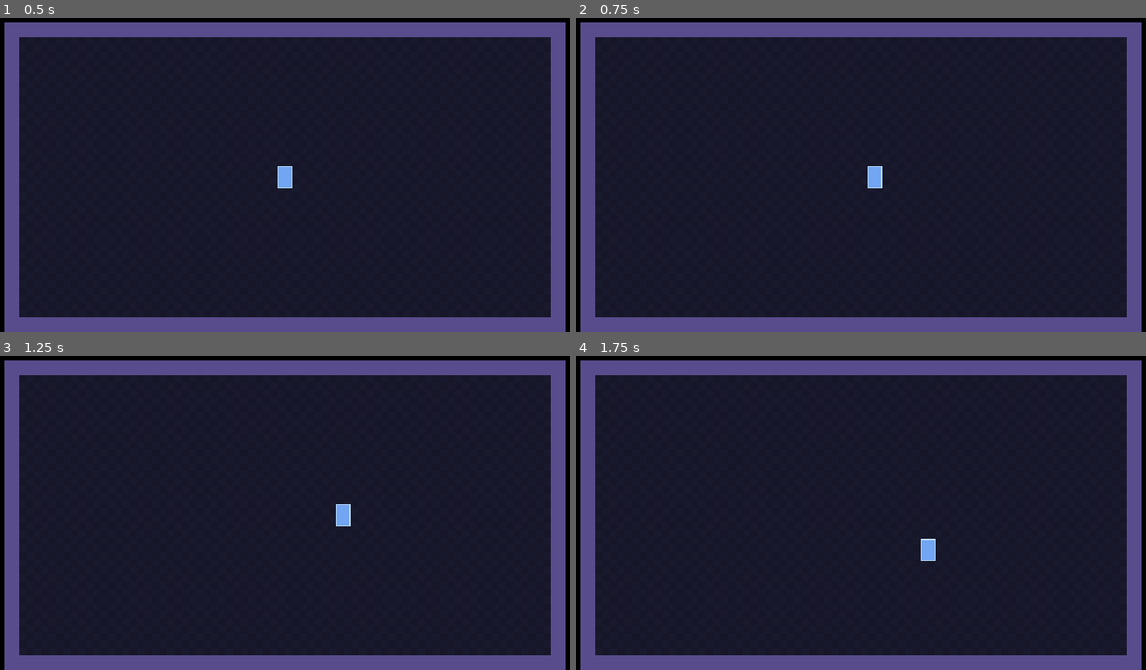
Above: before the commit, frames 1-4 (two rows, left to right).
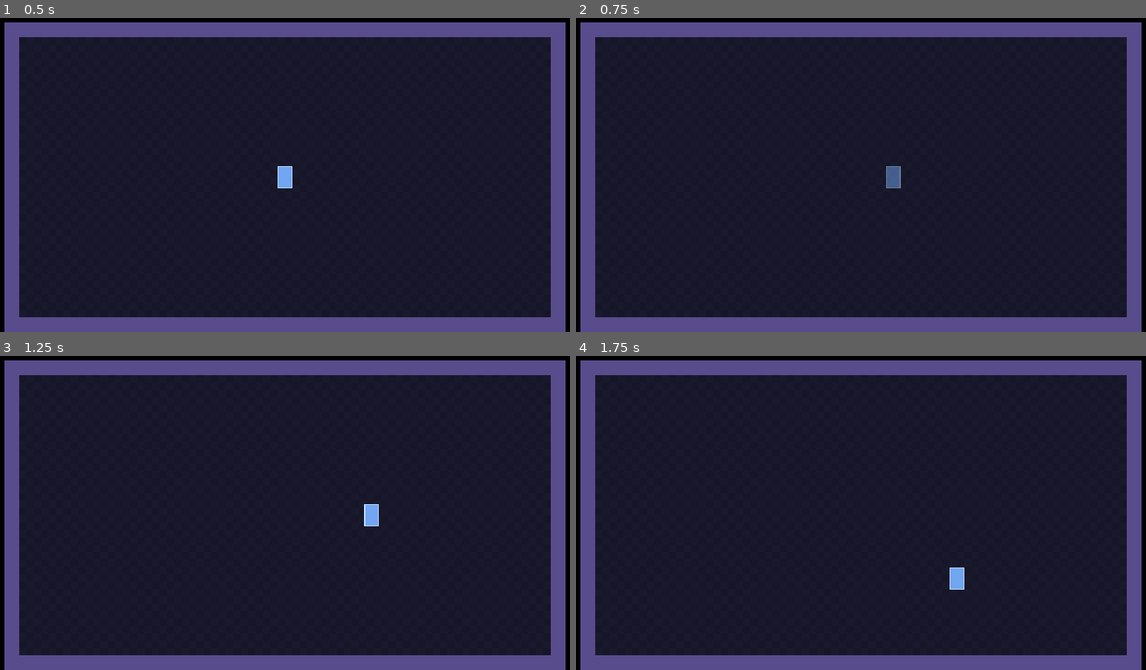
Above: after the commit, the same moments.

Repository: Kroustille/hypnagogia
Game: Godot game, scene res://main/main.tscn
Two runs of this game, one before a commit and one after it. Both use one fixed random seed, a clock stepped at 60 frames per second and the inputs below.
Inputs:
- Up to frame 1 (0.5 s): no input
- Up to frame 2 (0.75 s): tap Enter at 0.5 s; hold D (move_right) from 0.53 s (still down); tap Space (dash, bound only after the commit) at 0.6 s
- Up to frame 3 (1.25 s): keep holding D (move_right)
- Up to frame 4 (1.75 s): release D (move_right) at 1.28 s; hold S (move_down) from 1.28 s (still down); tap Space (dash, bound only after the commit) at 1.35 s

Frame 1 is identical in both runs. In frame 2, 0.4% of the frame differs, in the area x 51-57%, y 47-55%; in frame 3, 0.4%; in frame 4, 0.4%.

Commit message:
feat(player): add dash with i-frames, input buffer and f4 slow motion
Co-Authored-By: Claude Sonnet 5.5 <noreply@anthropic.com>

Diff:
--- a/game/autoloads/game_clock.gd
+++ b/game/autoloads/game_clock.gd
@@ -5,6 +5,11 @@
 enum Group { PLAYER, ENEMIES, ENEMY_BULLETS, PLAYER_BULLETS, WORLD, FX }
 
 var paused: bool = false
+## Global time multiplier, composed with every group scale. Debug slow motion (F4) uses it.
+## Clamped to [0, 1]: a scale above 1 is not a supported case (see deferred-work, story 1.2).
+var global_multiplier: float = 1.0:
+	set(value):
+		global_multiplier = clampf(value, 0.0, 1.0)
 var _scales: Dictionary[Group, float] = {}
 
 
@@ -14,4 +19,4 @@
 
 
 func scale(group: Group) -> float:
-	return 0.0 if paused else _scales[group]
+	return 0.0 if paused else _scales[group] * global_multiplier
--- /dev/null
+++ b/game/core/dash_tuning.gd
@@ -0,0 +1,15 @@
+class_name DashTuning
+extends Resource
+## Balancing values of the player's dash. Read-only at runtime (see Tuning.DASH).
+## Distances are in tiles, durations in seconds: tick and pixel conversion happens in Dash.
+
+## Tiles covered by a full dash.
+@export_range(0.5, 10.0, 0.1, "or_greater") var distance: float = 3.0
+## Seconds of movement.
+@export_range(0.001, 1.0, 0.001, "or_greater") var duration: float = 0.18
+## Seconds of invulnerability, counted from the start of the dash.
+@export_range(0.0, 1.0, 0.001, "or_greater") var invulnerability_duration: float = 0.15
+## Seconds of cooldown, counted from the end of the dash.
+@export_range(0.0, 5.0, 0.01, "or_greater") var cooldown: float = 0.6
+## Seconds before the end of the cooldown during which a press is remembered.
+@export_range(0.0, 1.0, 0.01, "or_greater") var input_buffer: float = 0.1
--- a/game/core/tuning.gd
+++ b/game/core/tuning.gd
@@ -4,3 +4,4 @@
 ## Each story adds its own Resource here. They are read-only at runtime: never assign to them.
 
 const PLAYER: PlayerTuning = preload("res://data/tuning/player_tuning.tres")
+const DASH: DashTuning = preload("res://data/tuning/dash_tuning.tres")
--- /dev/null
+++ b/game/data/tuning/dash_tuning.tres
@@ -0,0 +1,11 @@
+[gd_resource type="Resource" script_class="DashTuning" load_steps=2 format=3]
+
+[ext_resource type="Script" path="res://core/dash_tuning.gd" id="1_tuning"]
+
+[resource]
+script = ExtResource("1_tuning")
+distance = 3.0
+duration = 0.18
+invulnerability_duration = 0.15
+cooldown = 0.6
+input_buffer = 0.1
--- a/game/main/main.gd
+++ b/game/main/main.gd
@@ -4,6 +4,8 @@
 
 const ARENA_PATH: String = "res://rooms/arena/arena.tscn"
 const BULLET_LOAD_TEST_PATH: String = "res://debug/bullet_load_test.tscn"
+## Debug slow motion factor (F4). A debug tool, not a gameplay value.
+const SLOW_MOTION_SCALE: float = 0.25
 
 var _last_scale_factor: int = -1
 var _load_test_active: bool = false
@@ -50,6 +52,12 @@
 		if _show_scene(path):
 			_load_test_active = wants_load_test
 		get_viewport().set_input_as_handled()
+	elif event.is_action_pressed("debug_slow_motion"):
+		# The state lives in GameClock, so it survives scene changes (F5).
+		var was_slow: bool = GameClock.global_multiplier < 1.0
+		GameClock.global_multiplier = 1.0 if was_slow else SLOW_MOTION_SCALE
+		Log.info("input", "slow motion %s" % ("off" if was_slow else "on"))
+		get_viewport().set_input_as_handled()
 
 
 ## Replaces the content of ActiveScene by the scene at path. Returns false if it cannot load.
--- /dev/null
+++ b/game/player/dash.gd
@@ -0,0 +1,96 @@
+class_name Dash
+extends RefCounted
+## Pure dash logic of the player: no node, no scene.
+## Everything is counted in game ticks: one game tick is clock_scale at each physics tick
+## (1.0 at normal speed, 0.25 under F4, 0.0 when paused). Durations come from DashTuning in seconds
+## and are converted once, in _init. No Timer, no accumulated delta.
+
+## Emitted by finish_tick(), after the movement of the dash.
+signal ended
+
+## Technical floor for the dash duration: never divide by zero.
+const MIN_DURATION: float = 0.001
+## Margin against floating point rounding when comparing elapsed ticks to the duration.
+const TICK_EPSILON: float = 1e-6
+
+var _duration_ticks: float = 0.0
+var _invulnerability_ticks: float = 0.0
+var _cooldown_ticks: float = 0.0
+var _buffer_ticks: float = 0.0
+var _speed_px_per_tick: float = 0.0
+
+var _active: bool = false
+var _elapsed: float = 0.0
+var _step: float = 0.0
+var _direction: Vector2 = Vector2.ZERO
+var _cooldown_left: float = 0.0
+var _buffered: bool = false
+
+
+func _init(tuning: DashTuning) -> void:
+	# The safe values are stored first: in a debug build the assert below may abort _validate_duration().
+	var ticks_per_second: float = Engine.physics_ticks_per_second
+	var duration: float = maxf(tuning.duration, MIN_DURATION)
+	_duration_ticks = duration * ticks_per_second
+	_invulnerability_ticks = maxf(tuning.invulnerability_duration, 0.0) * ticks_per_second
+	_cooldown_ticks = maxf(tuning.cooldown, 0.0) * ticks_per_second
+	_buffer_ticks = maxf(tuning.input_buffer, 0.0) * ticks_per_second
+	_speed_px_per_tick = maxf(tuning.distance, 0.0) * Const.TILE_SIZE / _duration_ticks
+	_validate_duration(tuning.duration)
+
+
+## Advances the dash by one physics tick. Call before move_and_slide().
+## facing is a non-zero unit vector, frozen at the start of the dash.
+func tick(clock_scale: float, pressed: bool, facing: Vector2) -> void:
+	if not _active and _cooldown_left > 0.0:
+		_cooldown_left = maxf(_cooldown_left - clock_scale, 0.0)
+	if pressed and not _active:
+		if _cooldown_left <= 0.0:
+			_start(facing)
+		elif _cooldown_left <= _buffer_ticks:
+			_buffered = true
+	if not _active and _buffered and _cooldown_left <= 0.0:
+		_start(facing)
+	if _active:
+		_step = minf(clock_scale, _duration_ticks - _elapsed)
+		_elapsed += _step
+	else:
+		_step = 0.0
+
+
+## Velocity in px/s to give to move_and_slide() for this tick, ZERO when inactive.
+## move_and_slide() integrates with the unscaled physics delta, so the clock scale is already in _step.
+func velocity(physics_delta: float) -> Vector2:
+	if not _active or physics_delta <= 0.0:
+		return Vector2.ZERO
+	return _direction * _speed_px_per_tick * _step / physics_delta
+
+
+## Closes the dash once its duration has elapsed. Call after move_and_slide().
+func finish_tick() -> void:
+	if _active and _elapsed >= _duration_ticks - TICK_EPSILON:
+		_active = false
+		_step = 0.0
+		_cooldown_left = _cooldown_ticks
+		ended.emit()
+
+
+func is_active() -> bool:
+	return _active
+
+
+func is_invulnerable() -> bool:
+	return _active and _elapsed < _invulnerability_ticks
+
+
+func _start(facing: Vector2) -> void:
+	_active = true
+	_elapsed = 0.0
+	_direction = facing
+	_buffered = false
+
+
+func _validate_duration(value: float) -> void:
+	if value < MIN_DURATION:
+		Log.error("input", "DashTuning.duration is %s, using %s" % [value, MIN_DURATION])
+		assert(false, "Invalid DashTuning duration")
--- a/game/player/player.gd
+++ b/game/player/player.gd
@@ -9,7 +9,16 @@
 const SPRITE_FILL_COLOR: Color = Color(0.45, 0.65, 0.95)
 const SPRITE_RIM_COLOR: Color = Color(0.75, 0.88, 1.0)
 
+## Emitted when a dash finishes, after its last movement.
+signal dash_ended
+
+# Placeholder tint while the dash makes the player invulnerable, until epic 7.
+const DASH_TINT: Color = Color(1.0, 1.0, 1.0, 0.5)
+
 var _motor: PlayerMotor
+var _dash: Dash
+## Last movement direction (unit vector). The character faces the camera until the player first moves.
+var _facing: Vector2 = Vector2.DOWN
 
 @onready var _sprite: Sprite2D = %Sprite
 @onready var _hitbox: CollisionShape2D = %Hitbox
@@ -20,6 +29,8 @@
 	collision_layer = Const.LAYER_PLAYER
 	collision_mask = Const.LAYER_WALLS
 	_motor = PlayerMotor.new(Tuning.PLAYER)
+	_dash = Dash.new(Tuning.DASH)
+	_dash.ended.connect(_on_dash_ended)
 
 	_sprite.centered = true
 	_sprite.offset = Vector2.ZERO
@@ -36,12 +47,43 @@
 func _physics_process(delta: float) -> void:
 	var clock_scale: float = GameClock.scale(GameClock.Group.PLAYER)
 	var wish: Vector2 = Input.get_vector(&"move_left", &"move_right", &"move_up", &"move_down")
+	if wish != Vector2.ZERO:
+		_facing = wish.normalized()
 	# The motor runs on the real delta so the ramps and the paused state stay consistent with the input;
-	# the clock scale is applied once, on the final velocity (move_and_slide() integrates with the unscaled delta).
+	# it keeps stepping during a dash so walking resumes smoothly when the dash ends.
 	var motor_velocity: Vector2 = _motor.step(wish, delta)
-	# velocity is rewritten every tick from the motor: move_and_slide() alters it when sliding, never read it back.
-	velocity = motor_velocity * clock_scale
+	_dash.tick(clock_scale, Input.is_action_just_pressed(&"dash"), _facing)
+	# velocity is rewritten every tick: move_and_slide() alters it when sliding, never read it back.
+	if _dash.is_active():
+		# Already scaled by the clock inside Dash: do not multiply by clock_scale again.
+		velocity = _dash.velocity(delta)
+	else:
+		# The clock scale is applied once, on the final velocity (move_and_slide() uses the unscaled delta).
+		velocity = motor_velocity * clock_scale
 	move_and_slide()
+	_dash.finish_tick()  # after the movement: listeners of dash_ended see the final position
+	_update_dash_tint()
+
+
+func is_dash_invulnerable() -> bool:
+	return _dash.is_invulnerable()
+
+
+## Story 2.1 will add the invulnerability granted after a hit; for now only the dash counts.
+func is_invulnerable() -> bool:
+	return is_dash_invulnerable()
+
+
+func is_dashing() -> bool:
+	return _dash.is_active()
+
+
+func _update_dash_tint() -> void:
+	_sprite.modulate = DASH_TINT if is_dash_invulnerable() else Color.WHITE
+
+
+func _on_dash_ended() -> void:
+	dash_ended.emit()
 
 
 func _make_sprite_texture() -> Texture2D:
--- a/game/project.godot
+++ b/game/project.godot
@@ -85,6 +85,16 @@
 "events": [Object(InputEventKey,"resource_local_to_scene":false,"resource_name":"","device":-1,"window_id":0,"alt_press …(196 unchanged characters)…
 }
 
+dash={
+"deadzone": 0.2,
+"events": [Object(InputEventKey,"resource_local_to_scene":false,"resource_name":"","device":-1,"window_id":0,"alt_pressed":false,"shift_pressed":false,"ctrl_pressed":false,"meta_pressed":false,"pressed":false,"keycode":0,"physical_keycode":32,"key_label":0,"unicode":0,"location":0,"echo":false,"script":null)
+, Object(InputEventJoypadButton,"resource_local_to_scene":false,"resource_name":"","device":-1,"button_index":10,"pressure":0.0,"pressed":true,"script":null)]
+}
+debug_slow_motion={
+"deadzone": 0.2,
+"events": [Object(InputEventKey,"resource_local_to_scene":false,"resource_name":"","device":-1,"window_id":0,"alt_pressed":false,"shift_pressed":false,"ctrl_pressed":false,"meta_pressed":false,"pressed":false,"keycode":0,"physical_keycode":4194335,"key_label":0,"unicode":0,"location":0,"echo":false,"script":null)]
+}
+
 [layer_names]
 
 2d_physics/layer_1="walls"
Not shown, added: game/core/dash_tuning.gd.uid
Not shown, added: game/player/dash.gd.uid
